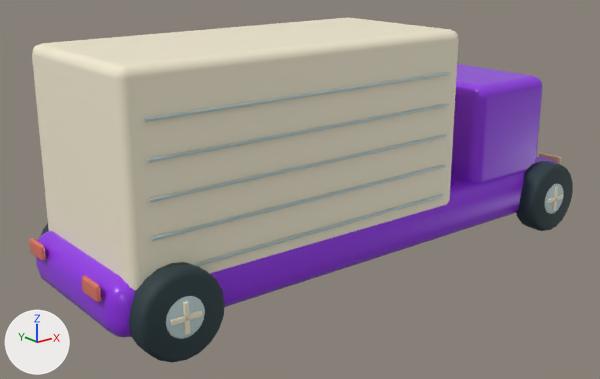
An edit to the glTF model public/models/delivery.glb, drawn before and after from the same camera.
Camera for both pictures: a 50 mm camera at (-2.62, -3.01, 1.59) aimed at (-0.17, 0.06, 0.37). The lights are fixed; the arrows at lower left show +X, +Y and +Z. The older version comes first. Where no turn or scale is listed for an object, it has been applied to the vertices. Vertices at exactly the same position are counted once.

The first picture shows 'Paint delivery', 'Rolling wheels.008', 'Tail lamp.008', 'Warm white trim.003', 'Wheel hubs.008' and 1 more.
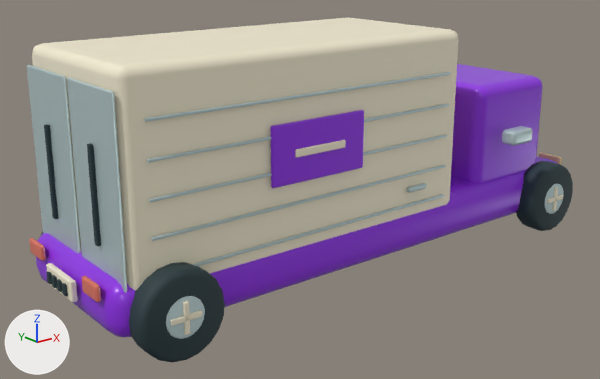
What differs and where, as boxes [x1, y1, x2, y2] in the pictures (600 x 379 px):
'Warm white trim.003', reshaped
    before: [32, 17, 459, 291]
    after: [32, 17, 459, 302]
'Wheel hubs.008', reshaped
    before: [144, 72, 451, 266]
    after: [27, 65, 533, 293]
'Tyre rubber.008', added
    after: [44, 124, 101, 296]
part 1 of me_cube_173, added (purple)
    after: [270, 110, 364, 188]
part 2 of me_cube_176, added (pale yellow)
    after: [295, 140, 346, 158]
part 3 of me_cube_176, added (pale yellow)
    after: [46, 263, 78, 302]
part 4 of me_cube_177, added (pale blue)
    after: [502, 126, 533, 146]
part 5 of me_cube_177, added
    after: [407, 183, 426, 193]
part 6 of me_cube_177, added (pale blue)
    after: [67, 78, 127, 293]
part 7 of me_cube_177, added (pale blue)
    after: [27, 65, 81, 253]

The change, as a diff of the scene's bpy script:
```diff
--- a/public/models/delivery.glb.py
+++ b/public/models/delivery.glb.py
@@ mat_tyre_rubber @@
+mat_tyre_rubber = principled_material('Tyre rubber')
+mat_tyre_rubber.base_color = (0.0203, 0.0437, 0.0513)  # dark cyan #273b40
+mat_tyre_rubber.roughness = 0.9
@@ me_cube_173 @@
 # used by ob_paint_delivery; location = (0.0, 0.0, 0.22)
-me_cube_173.from_pydata(...)  # 192 vertices, 376 faces; spans x -1.42..1.42, y -0.41..0.41, z -0.12..0.62
+me_cube_173.from_pydata(...)  # 352 vertices, 688 faces; spans x -1.42..1.42, y -0.43..0.43, z -0.12..0.63
+# me_cube_173 part 1: a new loose piece of 80 vertices spanning x -0.7..-0.2, y -0.43..-0.41, z 0.37..0.63, in mat_paint_delivery (purple #9333ea)
+# other edits to the shape of me_cube_173 do not show in these pictures
 me_cube_173.materials.append(mat_paint_delivery)
@@ me_cube_176 @@
 # used by ob_warm_white_trim_003; location = (-0.45, 0.0, 0.67)
-me_cube_176.from_pydata(...)  # 96 vertices, 188 faces; spans x -0.89..0.89, y -0.4..0.4, z -0.47..0.47
+me_cube_176.from_pydata(...)  # 384 vertices, 752 faces; spans x -1.01..0.89, y -0.43..0.43, z -0.48..0.47
+# me_cube_176 part 2: the loose piece of 96 vertices spanning x -0.89..0.89, y -0.4..0.4, z -0.47..0.47 is copied, and the copy is scaled about its middle by (0.152, 0.0101, 0.0317), then moved by (0.0, -0.43, 0.05); it spans x -0.14..0.14, y -0.43..-0.42, z 0.03..0.07
+# me_cube_176 part 3: the loose piece of 96 vertices spanning x -0.89..0.89, y -0.4..0.4, z -0.47..0.47 is copied, and the copy is scaled about its middle by (0.0106, 0.309, 0.0915), then moved by (-1.0, 0.0, -0.43); it spans x -1.01..-0.98, y -0.12..0.12, z -0.48..-0.38
+# other edits to the shape of me_cube_176 do not show in these pictures
 me_cube_176.materials.append(mat_warm_white_trim)
@@ me_cube_177 @@
 # used by ob_wheel_hubs_008; location = (-0.45, -0.411, 0.35)
-me_cube_177.from_pydata(...)  # 1056 vertices, 2068 faces; spans x -0.8..1.92, y -0.01..0.83, z -0.21..0.61
+me_cube_177.from_pydata(...)  # 1600 vertices, 3132 faces; spans x -0.91..1.92, y -0.1..0.92, z -0.21..0.71
+# me_cube_177 part 4: the loose piece of 96 vertices spanning x -0.8..0.8, y -0.01..0.01, z 0.29..0.31 is copied, and the copy is scaled about its middle by (0.0879, 7.41, 6.32), then moved by (1.27, -0.06, -0.06); it spans x 1.19..1.35, y -0.1..-0.02, z 0.2..0.28
+# me_cube_177 part 5: the loose piece of 96 vertices spanning x -0.8..0.8, y -0.01..0.01, z 0.14..0.16 is copied, and the copy is scaled about its middle by (0.0697, 1.69, 1.91), then moved by (0.6, -0.01, -0.07); it spans x 0.54..0.66, y -0.02..0.0, z 0.07..0.09
+# me_cube_177 part 6: a new loose piece of 80 vertices spanning x -0.91..-0.9, y 0.03..0.4, z -0.07..0.71, in mat_wheel_hubs (pale blue #c4d9da)
+# me_cube_177 part 7: a new loose piece of 80 vertices spanning x -0.91..-0.9, y 0.43..0.8, z -0.07..0.71, in mat_wheel_hubs (pale blue #c4d9da)
+# other edits to the shape of me_cube_177 do not show in these pictures
 me_cube_177.materials.append(mat_wheel_hubs)
@@ me_cube_315 @@
+me_cube_315.from_pydata(...)  # 576 vertices, 1128 faces; spans x -0.103..0.009, y -0.013..0.412, z -0.423..0.2
+me_cube_315.materials.append(mat_tyre_rubber)  # dark cyan #273b40
@@ ob_tyre_rubber_008 @@
+ob_tyre_rubber_008 = bpy.data.objects.new('Tyre rubber.008', me_cube_315)
+ob_tyre_rubber_008.location = (-1.368, -0.2, 0.64)
```
